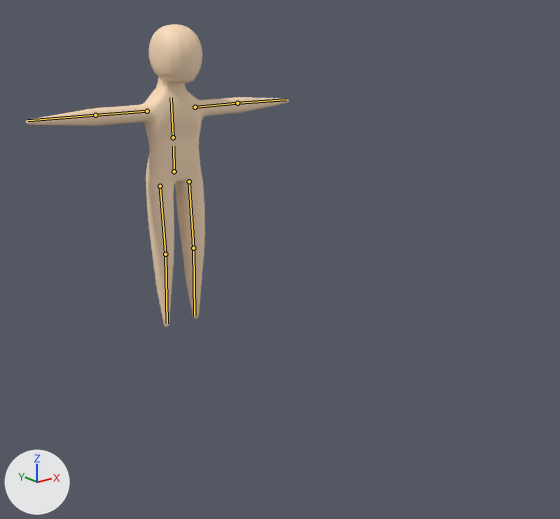
The FBX model Project Blender Files/TheMountain/FBX Files/NewPlayerCharacter.fbx: old version first, new version second.
Camera for both pictures: a 50 mm lens placed at (-22.4, -36.9, 17.3), pointed at (-1.1, -10.2, 6.6). The axes (+X, +Y, +Z) are drawn at lower left. The lights are the same throughout. The bones that change are drawn over the model as lines.

The first picture shows 'MainBody'.
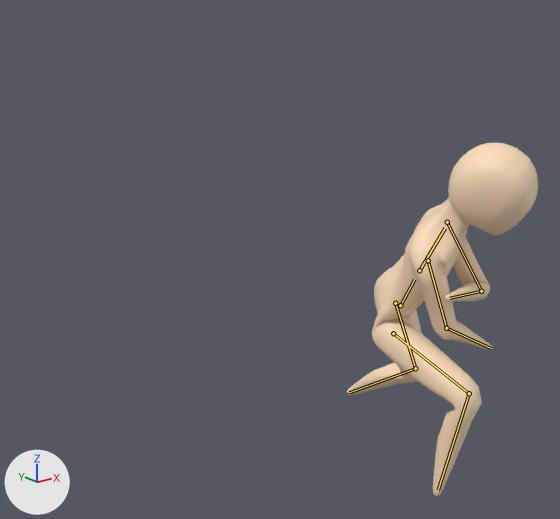
The newer file adds an action. The first version stands in its rest pose; the second is drawn at frame 21 of the action 'Armature|SwordSwingDown'.

Edits to the bpy script that builds the scene:
```text
Change bone_stomach:
    where bone_stomach = bpy.data.objects['Armature'].pose.bones['Stomach']  # child of 'Control'
    bone_stomach.location: (0.0, 0.0, 0.0) -> (-0.26, -1.22, 9.36)
    bone_stomach.rotation_quaternion: (1.0, 0.0, 0.0, 0.0) -> (0.898, 0.212, 0.375, 0.089)  # degrees (0, 0, 0) -> degrees (35, 39, 24)
Change bone_upperleg_l:
    where bone_upperleg_l = bpy.data.objects['Armature'].pose.bones['UpperLeg.L']  # child of 'Stomach'
    bone_upperleg_l.rotation_quaternion: (1.0, 0.0, 0.0, 0.0) -> (0.958, -0.051, 0.117, 0.259)  # degrees (0, 0, 0) -> degrees (-2, 14, 30)
Change bone_leg_l:
    where bone_leg_l = bpy.data.objects['Armature'].pose.bones['Leg.L']  # child of 'UpperLeg.L'
    bone_leg_l.rotation_quaternion: (1.0, 0.0, 0.0, 0.0) -> (0.884, 0.468, 0.0, 0.0)  # degrees (0, 0, 0) -> degrees (56, 0, 0)
Change bone_upperleg_r:
    where bone_upperleg_r = bpy.data.objects['Armature'].pose.bones['UpperLeg.R']  # child of 'Stomach'
    bone_upperleg_r.rotation_quaternion: (1.0, 0.0, 0.0, 0.0) -> (0.624, -0.347, 0.196, -0.672)  # degrees (0, 0, 0) -> degrees (-46, -13, -89)
Change bone_leg_r:
    where bone_leg_r = bpy.data.objects['Armature'].pose.bones['Leg.R']  # child of 'UpperLeg.R'
    bone_leg_r.rotation_quaternion: (1.0, 0.0, 0.0, 0.0) -> (0.778, 0.628, 0.0, 0.0)  # degrees (0, 0, 0) -> degrees (78, 0, 0)
Change bone_chest:
    where bone_chest = bpy.data.objects['Armature'].pose.bones['Chest']  # child of 'Stomach'
    bone_chest.rotation_quaternion: (1.0, 0.0, 0.0, 0.0) -> (0.991, 0.034, -0.128, -0.004)  # degrees (0, 0, 0) -> degrees (4, -15, -1)
Change bone_upperarm_l:
    where bone_upperarm_l = bpy.data.objects['Armature'].pose.bones['UpperArm.L']  # child of 'Chest'
    bone_upperarm_l.rotation_quaternion: (1.0, 0.0, 0.0, 0.0) -> (0.584, 0.761, 0.13, -0.251)  # degrees (0, 0, 0) -> degrees (103, 32, -6)
Change bone_arm_l:
    where bone_arm_l = bpy.data.objects['Armature'].pose.bones['Arm.L']  # child of 'UpperArm.L'
    bone_arm_l.rotation_quaternion: (1.0, 0.0, 0.0, 0.0) -> (0.649, 0.0, 0.0, -0.761)  # degrees (0, 0, 0) -> degrees (0, 0, -99)
Change bone_upperarm_r:
    where bone_upperarm_r = bpy.data.objects['Armature'].pose.bones['UpperArm.R']  # child of 'Chest'
    bone_upperarm_r.rotation_quaternion: (1.0, 0.0, 0.0, 0.0) -> (0.656, 0.607, -0.194, 0.403)  # degrees (0, 0, 0) -> degrees (74, -48, 26)
Change bone_arm_r:
    where bone_arm_r = bpy.data.objects['Armature'].pose.bones['Arm.R']  # child of 'UpperArm.R'
    bone_arm_r.rotation_quaternion: (1.0, 0.0, 0.0, 0.0) -> (0.944, 0.0, 0.0, 0.33)  # degrees (0, 0, 0) -> degrees (0, 0, 39)
```

What differs and where, as boxes (x1, y1, x2, y2) in the pictures (560 x 519 px):
'MainBody', posed (27% narrower, 16% taller)
    before: (26, 24, 289, 327)
    after: (346, 143, 538, 496)
bone 'Stomach', root to tip
    before: (174, 171) to (173, 146)
    after: (400, 305) to (414, 279)
bone 'UpperLeg.L', root to tip
    before: (189, 181) to (193, 248)
    after: (395, 303) to (415, 368)
bone 'Leg.L', root to tip
    before: (193, 248) to (194, 316)
    after: (415, 368) to (349, 392)
bone 'UpperLeg.R', root to tip
    before: (160, 186) to (165, 254)
    after: (393, 333) to (469, 393)
bone 'Leg.R', root to tip
    before: (165, 254) to (167, 323)
    after: (469, 393) to (438, 490)
bone 'Chest', root to tip
    before: (173, 137) to (171, 97)
    after: (419, 270) to (445, 228)
bone 'UpperArm.L', root to tip
    before: (195, 107) to (237, 103)
    after: (447, 222) to (481, 291)
bone 'Arm.L', root to tip
    before: (237, 103) to (286, 99)
    after: (481, 291) to (450, 298)
bone 'UpperArm.R', root to tip
    before: (147, 111) to (95, 115)
    after: (428, 260) to (446, 328)
bone 'Arm.R', root to tip
    before: (95, 115) to (27, 120)
    after: (446, 328) to (491, 348)
